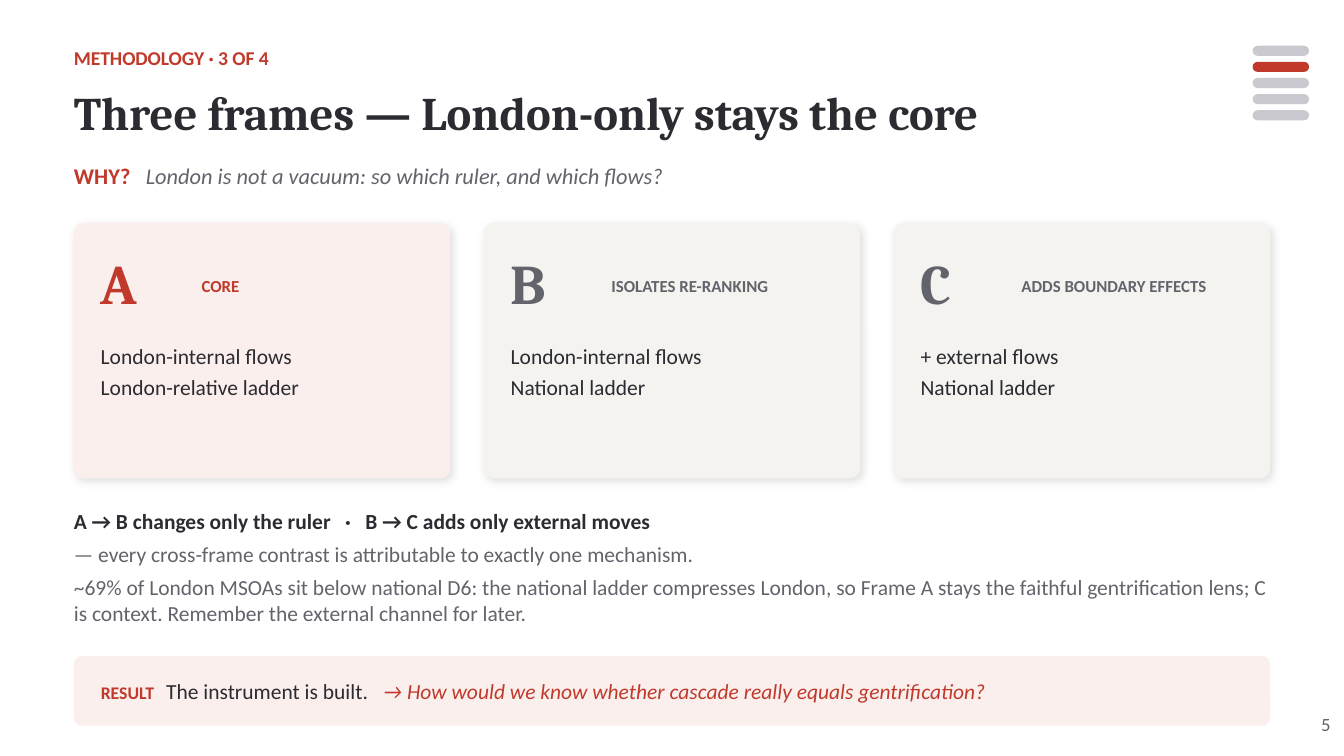
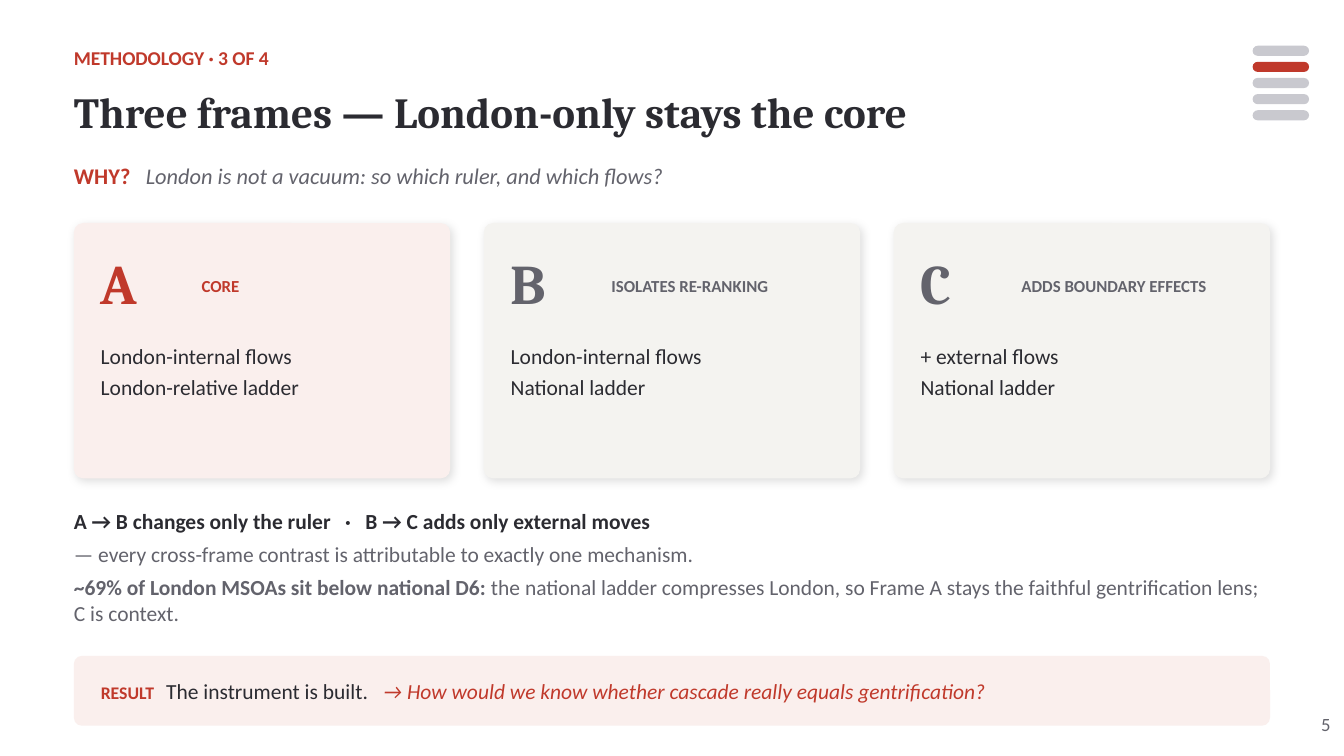
Before and after one commit to yxing82/CASA-Dissertation, a slide deck: slide 5 of mini-conference/Flow_Gentrification_Deck_v7_20260705.pptx. Drawn at 1344x756 pixels with LibreOffice and Linux fonts; fonts in the diff are those of the drawing. Boxes give left, top, right and bottom in pixels: in the first picture for what was removed or moved away, otherwise in the second. Text is boxed around its words. In the diff, an @@ line names an element or a change of style, - is before the commit and + after.

Commit message:
Added presentation slides - v7-v8

```diff
--- a/mini-conference/Flow_Gentrification_Deck_v7_20260705.pptx
+++ b/mini-conference/Flow_Gentrification_Deck_v7_20260705.pptx
@@ text "Three frames — London-only stays ..." at <box>74,97,907,138</box>: size 25 to 23 pt @@
@@ text at <box>74,580,1258,621</box>: text changed @@
-~69% of London MSOAs sit below national D6: the national ladder compresses London, so Frame A stays the faithful gentrification lens; C is context. Remember the external channel for later.
+~69% of London MSOAs sit below national D6: the national ladder compresses London, so Frame A stays the faithful gentrification lens; C is context.
```
Also in this commit, not shown: 11 other slides changed, 6 other files.
